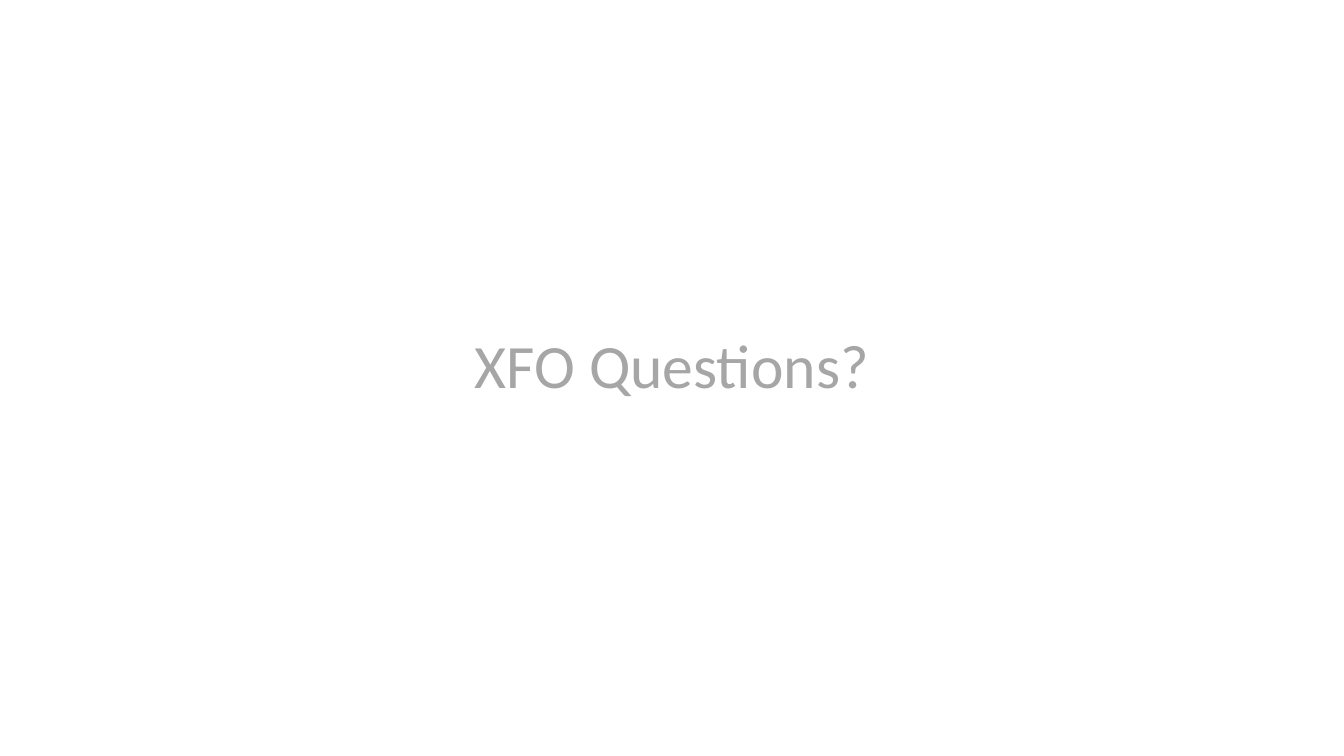
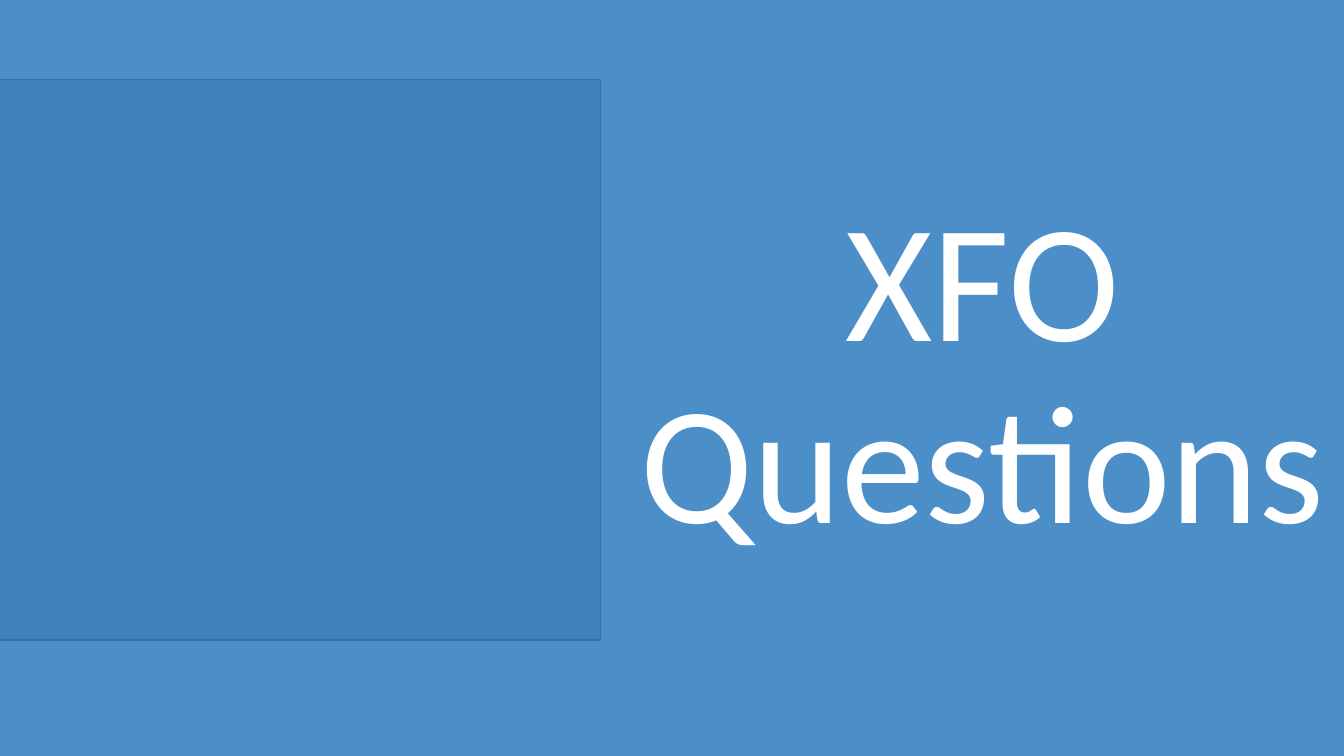
Before and after one commit to nirzaf/DotNetWorkShopTalk, a slide deck: slide 26 of 2021-1-27 - NDC London - Security Headers/Security Headers Explained.pptx. Drawn at 1344x756 pixels with LibreOffice and Linux fonts; fonts in the diff are those of the drawing; grey boxes stand for pictures. Boxes give left, top, right and bottom in pixels: in the first picture for what was removed or moved away, otherwise in the second. Text is boxed around its words. In the diff, an @@ line names an element or a change of style, - is before the commit and + after.

```diff
--- a/2021-1-27 - NDC London - Security Headers/Security Headers Explained.pptx
+++ b/2021-1-27 - NDC London - Security Headers/Security Headers Explained.pptx
@@ rectangle added at [0, 0, 1344, 756], fill #0F69B6 at 75% opacity @@
@@ picture added at [0, 80, 601, 640] @@
@@ title at [640, 232, 1324, 546]: text changed; size 44 to 120 pt; text colour #A6A6A6 to #FFFFFF @@
-XFO Questions?
+XFO
+Questions
```
Also in this commit, not shown: 46 other slides changed, 18 slides added, 14 slides removed, 2 other files.
